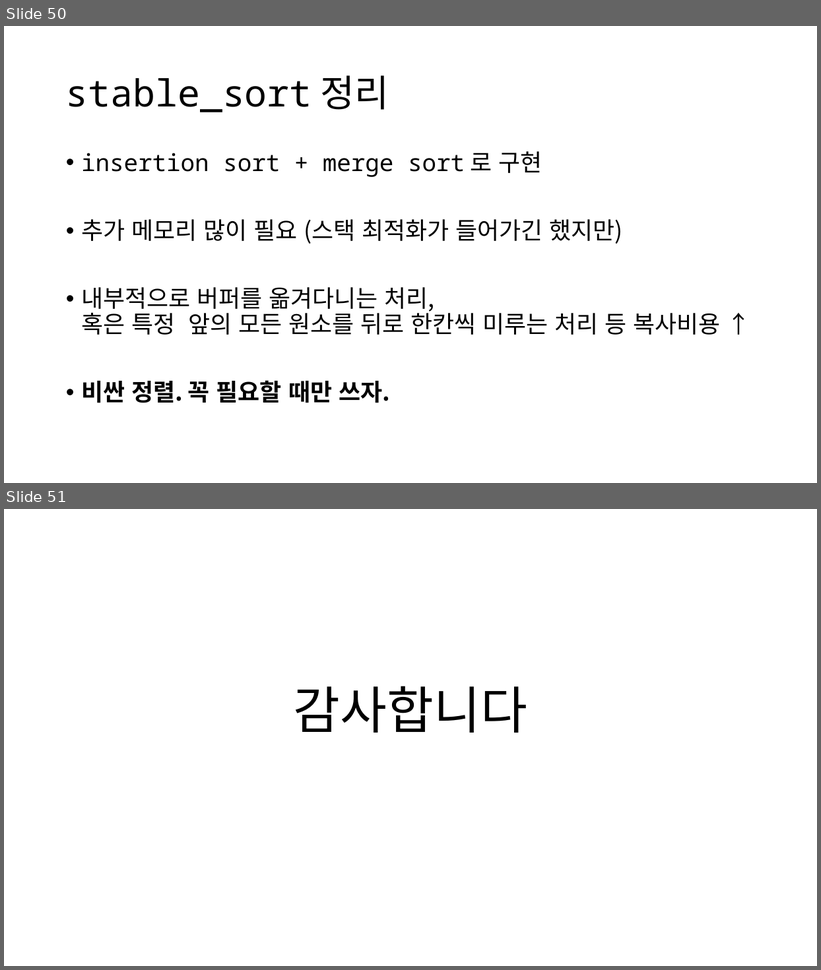
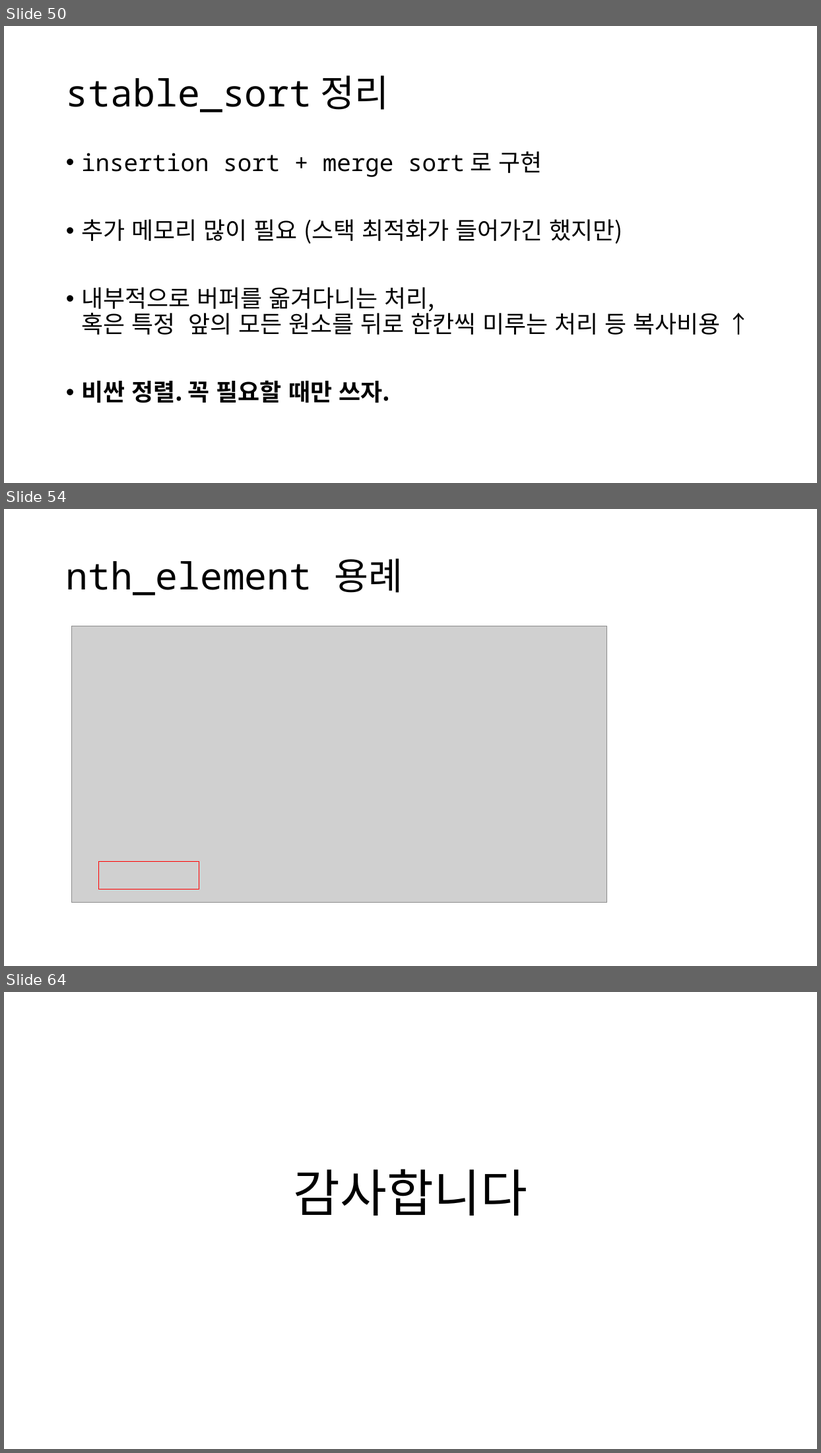
Before and after one commit to OptimizationStudy/Repo2019, a slide deck: opt_study_sorting_operations.pptx. Shown one above the other, each under a label of ours: slides 50 and 51 before the commit, slides 50, 54 and 64 after it; the slides between them are not shown. The pictures are 821x970 and 821x1453 pixels, drawn with LibreOffice and Linux fonts; fonts in the diff are those of the drawing; grey boxes stand for pictures. Boxes give left, top, right and bottom in pixels: in the first picture for what was removed or moved away, otherwise in the second. Text is boxed around its words. In the diff, an @@ line names an element or a change of style, - is before the commit and + after.

Commit message:
add nth_element

```diff
--- a/opt_study_sorting_operations.pptx
+++ b/opt_study_sorting_operations.pptx
@@ slide 54 added at [4,509,817,966], background #FFFFFF @@
@@ title added at [66,559,403,595], 44 pt, text #000000 @@
+nth_element 용례
@@ picture added at [72,626,607,903] @@
@@ rectangle added at [98,862,199,890], outline #FF0000 1 pt @@
@@ what was slide 51 is now slide 64 @@
```
Also in this commit, not shown: 12 other slides added.
